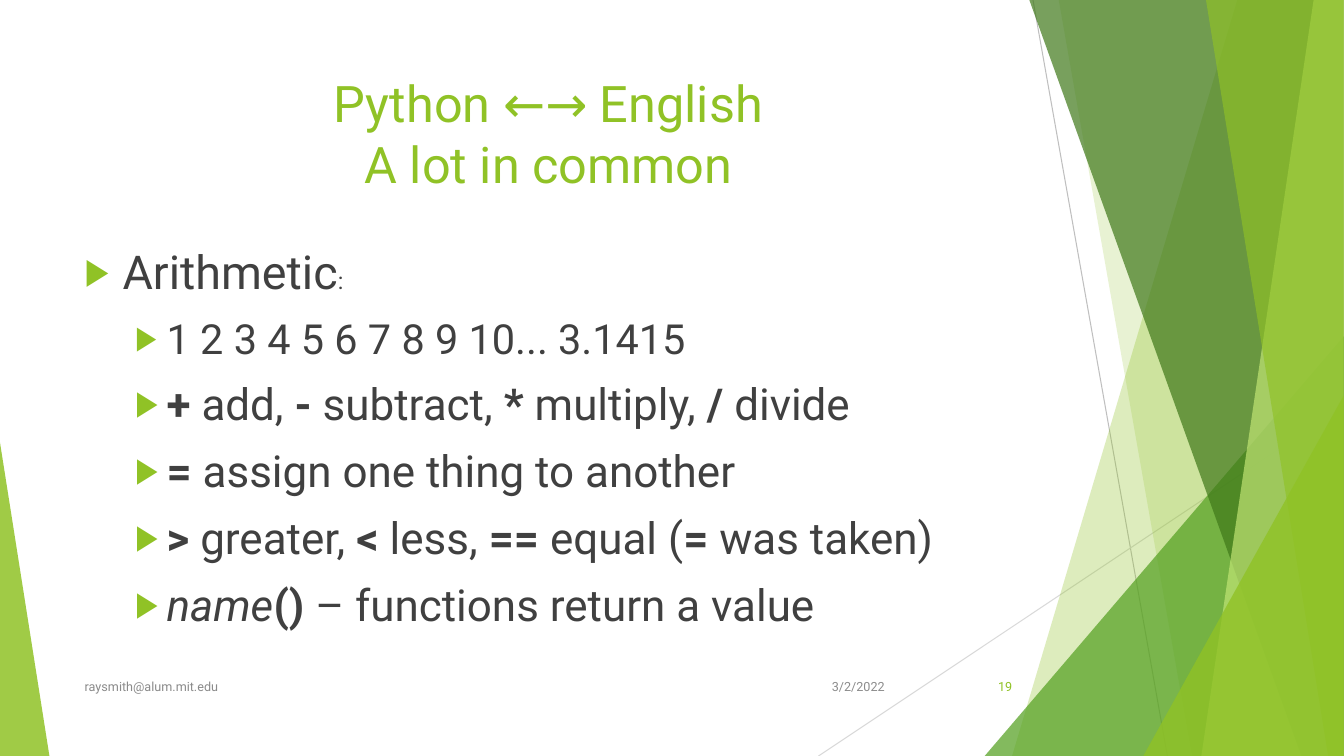
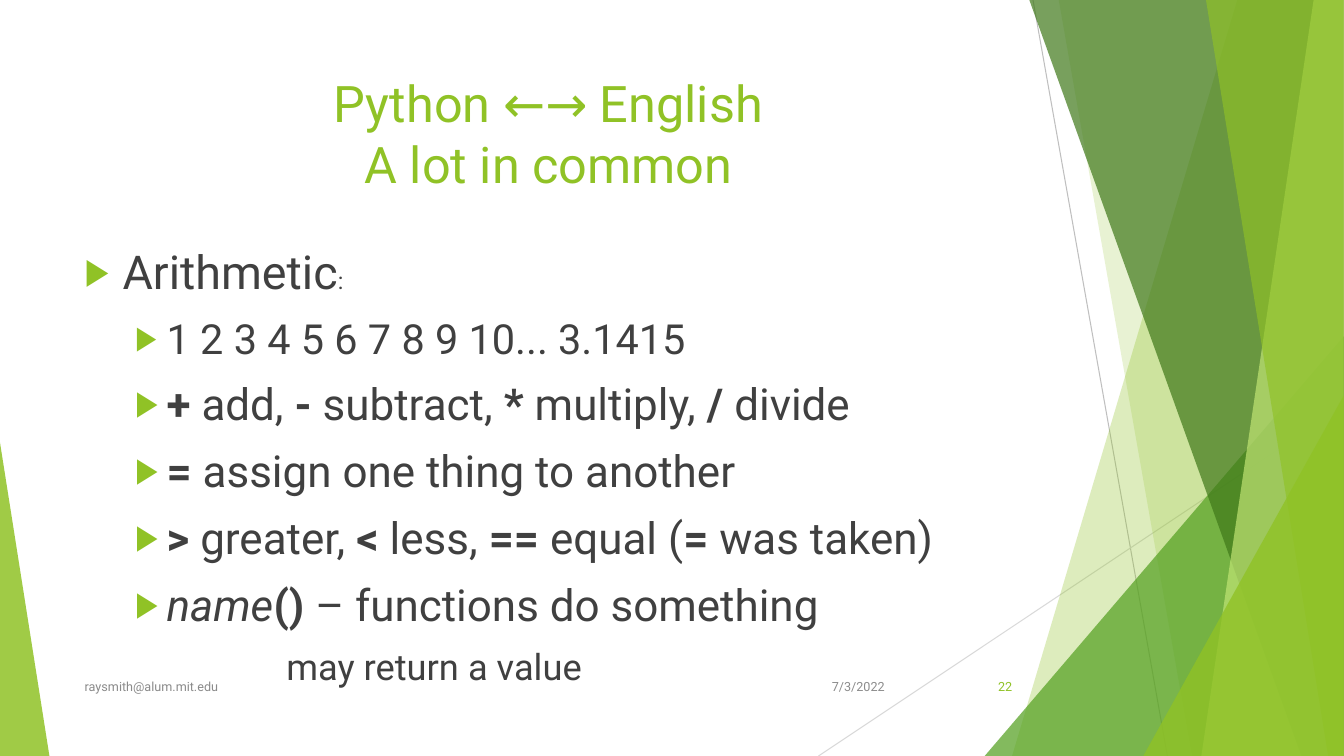
Before and after one commit to raysmith619/Introduction-To-Programming, a slide deck: slide 22 of presentation/Class_1_Introduction/Class_1_Introduction.pptx (slide 19 before the commit). Drawn at 1344x756 pixels with LibreOffice and Linux fonts; fonts in the diff are those of the drawing. Boxes give left, top, right and bottom in pixels: in the first picture for what was removed or moved away, otherwise in the second. Text is boxed around its words. In the diff, an @@ line names an element or a change of style, - is before the commit and + after.

```diff
--- a/presentation/Class_1_Introduction/Class_1_Introduction.pptx
+++ b/presentation/Class_1_Introduction/Class_1_Introduction.pptx
@@ text at [167, 586, 819, 681]: text changed @@
-  ▶ name() – functions return a value
+  ▶ name() – functions do something
+        may return a value
@@ text at [832, 682, 885, 692]: text changed @@
-3/2/2022
+7/3/2022
@@ page number at [998, 682, 1012, 691]: text changed @@
-19
+22
```
Also in this commit, not shown: 38 other slides changed, 2 slides added, 1 slide removed, 11 other files.
